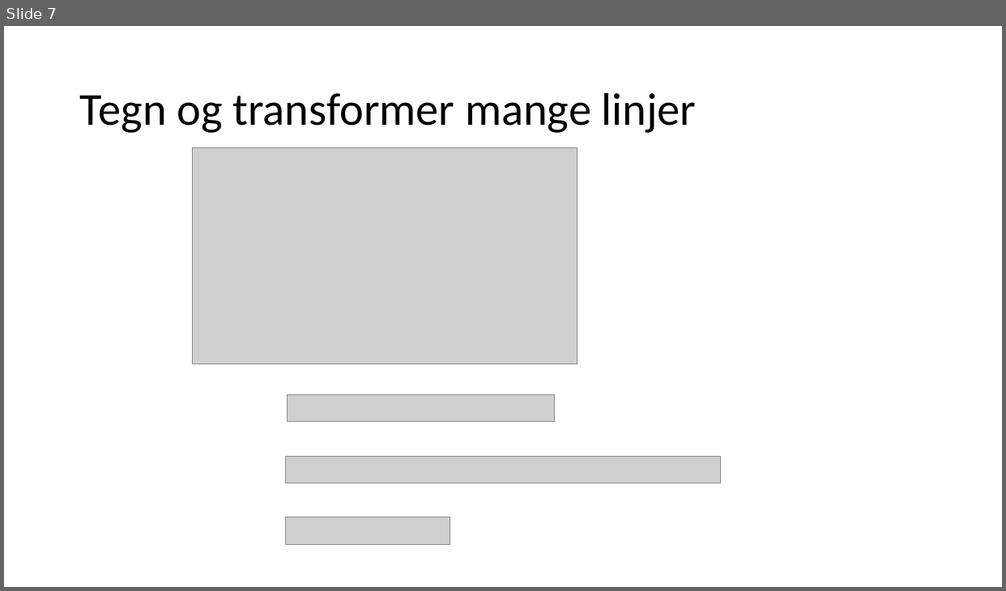
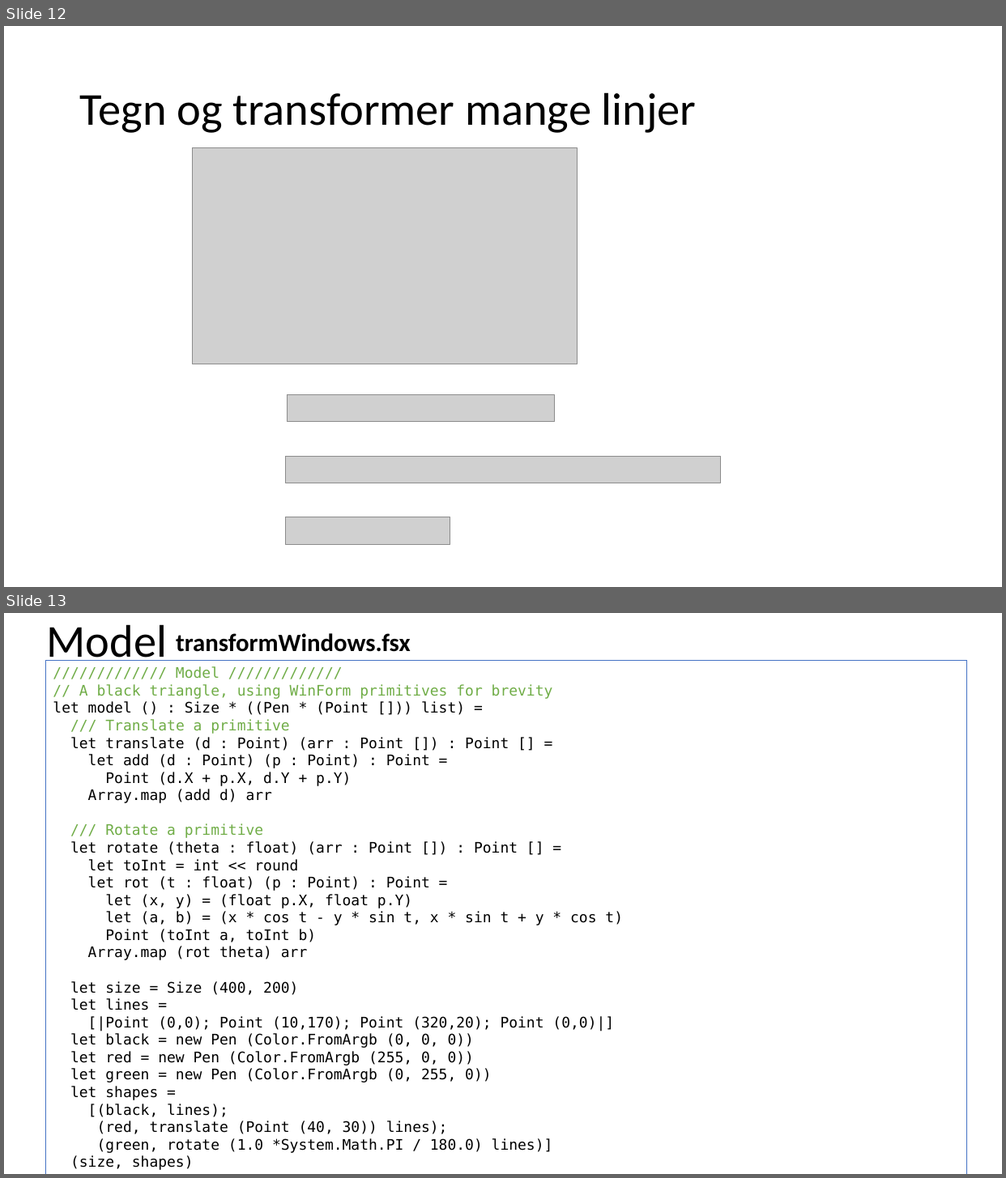
Before and after one commit to fisterloegsovs/pop22, a slide deck: lectures/17.1/17.1.pptx. Shown one above the other, each under a label of ours: slide 7 before the commit, slides 12 and 13 after it. The pictures are 1006x591 and 1006x1178 pixels, drawn with LibreOffice and Linux fonts; fonts in the diff are those of the drawing; grey boxes stand for pictures. Boxes give left, top, right and bottom in pixels: in the first picture for what was removed or moved away, otherwise in the second. Text is boxed around its words. In the diff, an @@ line names an element or a change of style, - is before the commit and + after.

```diff
--- a/lectures/17.1/17.1.pptx
+++ b/lectures/17.1/17.1.pptx
@@ slide 13 added at bbox=[4, 613, 1002, 1174], background #FFFFFF @@
@@ title added at bbox=[47, 624, 168, 661], 44 pt, text #000000 @@
+Model
@@ text added at bbox=[176, 633, 411, 652], 24 pt, text #000000, bold @@
+transformWindows.fsx
@@ rectangle added at bbox=[46, 660, 967, 1174], outline #4472C4 0.75 pt, 14 pt, text #000000 @@
+///////////// Model /////////////
+// A black triangle, using WinForm primitives for brevity
+let model () : Size * ((Pen * (Point [])) list) =
+/// Translate a primitive
+let translate (d : Point) (arr : Point []) : Point [] =
+let add (d : Point) (p : Point) : Point =
+Point (d.X + p.X, d.Y + p.Y)
+Array.map (add d) arr
+/// Rotate a primitive
+let rotate (theta : float) (arr : Point []) : Point [] =
+let toInt = int << round
+let rot (t : float) (p : Point) : Point =
+let (x, y) = (float p.X, float p.Y)
+let (a, b) = (x * cos t - y * sin t, x * sin t + y * cos t)
+Point (toInt a, toInt b)
+Array.map (rot theta) arr
+let size = Size (400, 200)
+let lines =
+[|Point (0,0); Point (10,170); Point (320,20); Point (0,0)|]
+let black = new Pen (Color.FromArgb (0, 0, 0))
+let red = new Pen (Color.FromArgb (255, 0, 0))
+let green = new Pen (Color.FromArgb (0, 255, 0))
+let shapes =
+[(black, lines);
+(red, translate (Point (40, 30)) lines);
+(green, rotate (1.0 *System.Math.PI / 180.0) lines)]
+(size, shapes)
@@ what was slide 7 is now slide 12 @@
```
Also in this commit, not shown: 3 slides changed, 10 other slides added, 13 slides removed, 11 other files.
